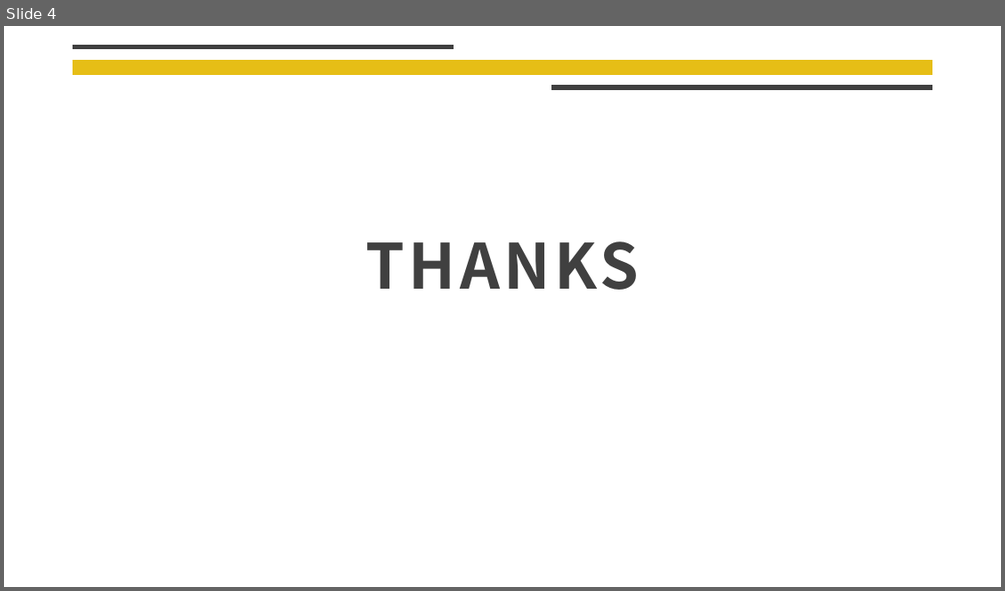
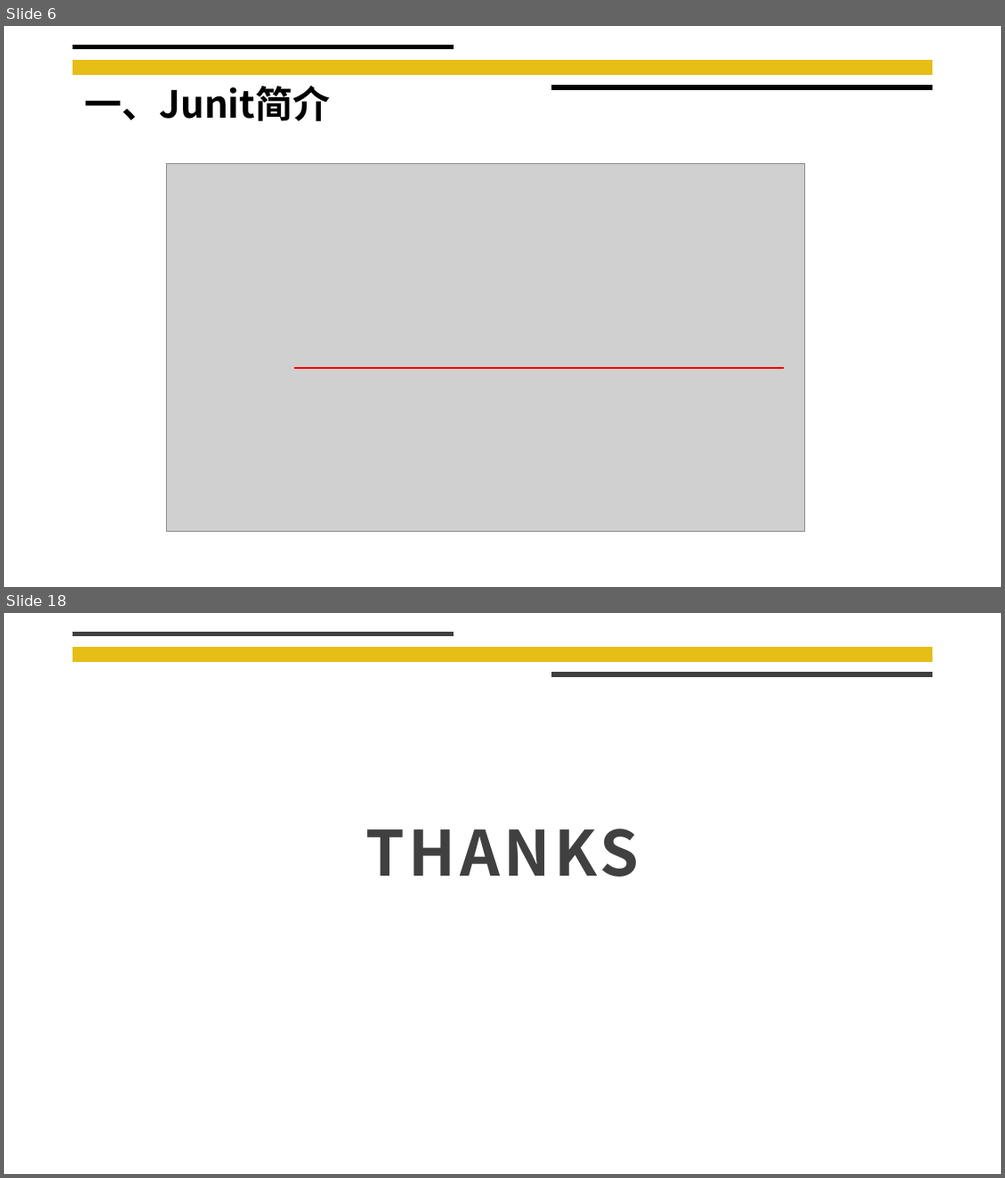
Before and after one commit to liangliang678/UCAS_OOP, a slide deck: Assignment2/课堂研讨.pptx. Shown one above the other, each under a label of ours: slide 4 before the commit, slides 6 and 18 after it; the slides between them are not shown. The pictures are 1005x591 and 1005x1178 pixels, drawn with LibreOffice and Linux fonts; fonts in the diff are those of the drawing; grey boxes stand for pictures; background and template pictures are left out. Boxes give left, top, right and bottom in pixels: in the first picture for what was removed or moved away, otherwise in the second. Text is boxed around its words. In the diff, an @@ line names an element or a change of style, - is before the commit and + after.

```diff
--- a/Assignment2/课堂研讨.pptx
+++ b/Assignment2/课堂研讨.pptx
@@ slide 6 added at box(4, 26, 1001, 587), background #FFFFFF; not listed: 1 template element that a slide beside it also shows @@
@@ line added from (73, 47) to (453, 47), #000000 4.5 pt @@
@@ text added at box(84, 86, 330, 121), 36 pt, text #000000, bold @@
+一、Junit简介
@@ line added from (551, 87) to (933, 87), #000000 4.5 pt @@
@@ picture added at box(166, 164, 805, 531) @@
@@ line added from (294, 368) to (784, 368), #FF0000 2.25 pt @@
@@ what was slide 4 is now slide 18 @@
```
Also in this commit, not shown: 3 slides changed, 13 other slides added.
